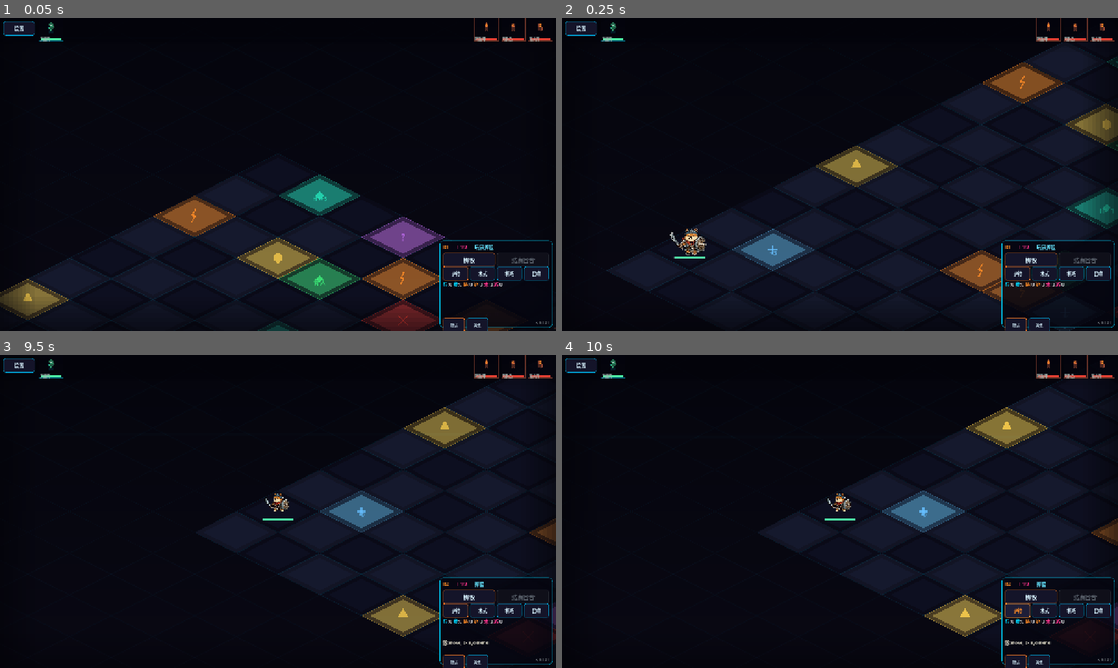
Above: before the commit, frames 1-4 (two rows, left to right).
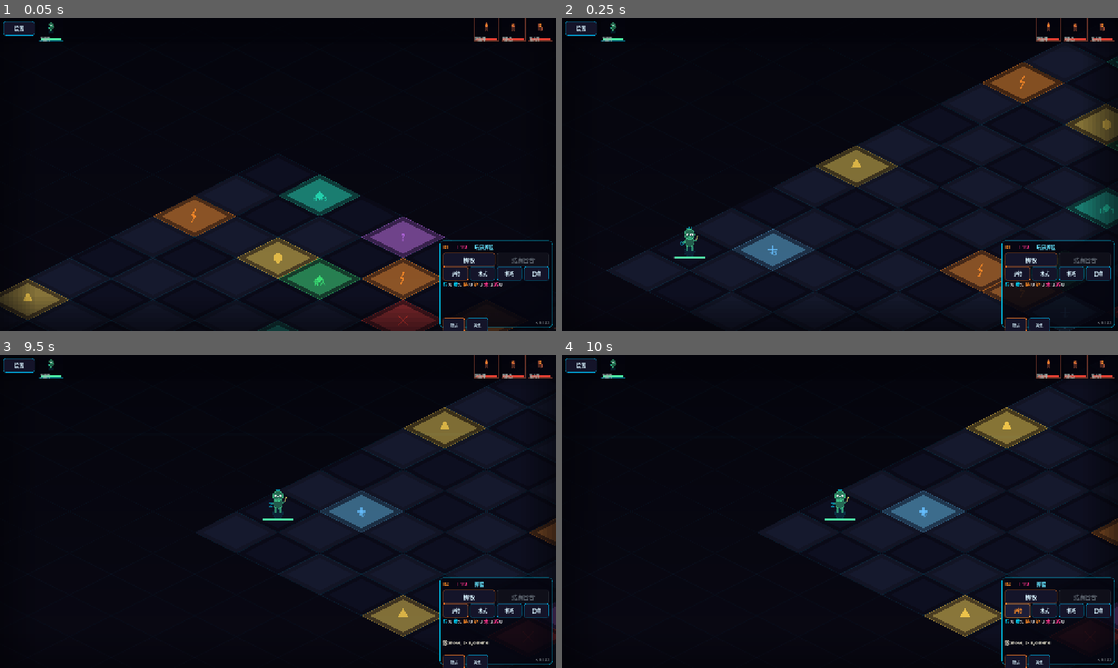
Above: after the commit, the same moments.

Repository: 9G420/CyberTao8
Game: Godot game, scene res://Scenes/Main.tscn
Same seed, same stepped clock (60 frames per second), same inputs: the game is played once before the commit and once after it.
Inputs:
- Up to frame 1 (0.05 s): no input
- Up to frame 2 (0.25 s): no input
- Up to frame 3 (9.5 s): click "掷骰" at 0.5 s; click "结束回合" at 1.25 s; click "护持" at 2 s; click "术式" at 2.75 s; click "机巧" at 3.5 s; click "召唤" at 4.25 s; click "测试" at 5 s; click "牌组" at 5.75 s; click "设置" at 6.5 s; click "结束回合" at 7.25 s; click "逃跑（-1 HP）" at 8 s; click "掷骰" at 8.75 s
- Up to frame 4 (10 s): click "护持" at 9.5 s

The runs differ from the first frame. In frame 1, less than 0.1% of the frame differs, in the area x 98-99%, y 96-98%; in frame 2, 0.3%, in the area x 19-99%, y 66-98%; in frame 3, 0.2%; in frame 4, 0.2%.

Commit message:
fix(v0.1.82): 2D渲染路径移除spritesheet — 修复默认模式仍显示旧插图BUG
BoardView.gd 移除 PlayerSpriteAnimator 依赖，全单位统一走
UnitRenderer 程序化渲染。2D/3D 模式均无外部美术资源依赖。

Diff:
--- a/CyberTao_Dice_Beast_Protocol/Project/Scripts/UI/BoardView.gd
+++ b/CyberTao_Dice_Beast_Protocol/Project/Scripts/UI/BoardView.gd
@@ -53,8 +53,7 @@
 var _move_tween: Tween = null
 signal move_anim_done
 
-# v0.1.70：精灵动画
-var _sprite_animator = null  # PlayerSpriteAnimator
+# v0.1.82：精灵动画器已移除（全程序化渲染，无外部美术资源）
 
 # Animation pulse (20fps refresh via Timer)
 var _anim_timer: Timer = null
@@ -80,13 +79,9 @@
 	_anim_timer.autostart = true
 	_anim_timer.timeout.connect(_on_anim_tick)
 	add_child(_anim_timer)
-	# v0.1.70：初始化精灵动画器
-	_sprite_animator = PlayerSpriteAnimator.new()
+	# v0.1.82：精灵动画器已移除（全程序化渲染）
 
 func _on_anim_tick() -> void:
-	# v0.1.70：精灵动画帧推进
-	if _sprite_animator:
-		_sprite_animator.tick()
 	# 平滑插值相机位置（v0.1.62）
 	if not _drag_active:
 		var target: Vector2 = _iso_origin_target + _drag_offset
@@ -303,10 +298,6 @@
 	_move_anim_from_cell = from_cell
 	_move_anim_to_cell = to_cell
 	_move_anim_t = 0.0
-	# v0.1.70：精灵动画方向 + 开始播放
-	if _sprite_animator and _sprite_animator.is_loaded():
-		_sprite_animator.set_direction(PlayerSpriteAnimator.direction_from_cells(from_cell, to_cell))
-		_sprite_animator.set_animating(true)
 	_move_tween = create_tween()
 	_move_tween.tween_method(_set_move_anim_t, 0.0, 1.0, duration)
 	_move_tween.tween_callback(_on_move_step_finished)
@@ -318,9 +309,6 @@
 func _on_move_step_finished() -> void:
 	_move_anim_unit = ""
 	_move_anim_t = 1.0
-	# v0.1.70：停止精灵动画
-	if _sprite_animator:
-		_sprite_animator.set_animating(false)
 	queue_redraw()
 	emit_signal("move_anim_done")
 
@@ -438,38 +426,10 @@
 			center = from_pos.lerp(to_pos, _move_anim_t)
 		else:
 			center = _iso_cell_center(cell)
-		# v0.1.70：玩家单位使用精灵渲染
-		var is_player: bool = String(unit.get("owner", "")) == "player"
-		if is_player and _sprite_animator and _sprite_animator.is_loaded():
-			_draw_player_sprite(center, unit, is_sel, pulse, idle_y)
-		else:
-			UnitRenderer.draw_full_unit_iso(self, center, unit, is_sel, pulse, idle_y, font)
+		# v0.1.82：全程序化渲染（移除 spritesheet 分支）
+		UnitRenderer.draw_full_unit_iso(self, center, unit, is_sel, pulse, idle_y, font)
 		if board_manager:
 			UnitRenderer.draw_affinity_star_iso(self, center, unit, board_manager, cell, font)
-
-# v0.1.70：精灵渲染玩家角色（替代程序化绘制）
-func _draw_player_sprite(center: Vector2, unit: Dictionary, is_selected: bool, pulse: float, idle_y: float) -> void:
-	var tex: Texture2D = _sprite_animator.get_texture()
-	if tex == null:
-		return
-	var src_rect: Rect2 = _sprite_animator.get_source_rect()
-	# 渲染大小：约 80px 高（缩放前），与程序化单位大小匹配
-	var render_h: float = 80.0 * _zoom
-	var aspect: float = src_rect.size.x / src_rect.size.y if src_rect.size.y > 0.0 else 1.0
-	var render_w: float = render_h * aspect
-	var cy: float = center.y - 20.0 + idle_y
-	var dest_rect: Rect2 = Rect2(center.x - render_w * 0.5, cy - render_h * 0.5, render_w, render_h)
-	draw_texture_rect_region(tex, dest_rect, src_rect)
-	# HP 条
-	var hp: int = int(unit.get("hp", 1))
-	var max_hp: int = int(unit.get("max_hp", 1))
-	var hp_ratio: float = float(hp) / float(max_hp) if max_hp > 0 else 1.0
-	UnitRenderer._draw_hp_bar(self, Vector2(center.x - 36.0, center.y + 16.0), 72.0, hp_ratio, true)
-	# 选中效果
-	if is_selected:
-		var col: Color = CyberStyle.NEON_GOLD
-		var a: float = 0.5 + pulse * 0.4
-		draw_arc(Vector2(center.x, cy), 30.0, 0, TAU, 16, Color(col.r, col.g, col.b, a), 2.5)
 
 # Layer 5: 攻击闪光（菱形）
 func _draw_attack_flash() -> void:
--- a/CyberTao_Dice_Beast_Protocol/Project/Scripts/UI/DiceDebugPanel.gd
+++ b/CyberTao_Dice_Beast_Protocol/Project/Scripts/UI/DiceDebugPanel.gd
@@ -253,7 +253,7 @@
 
 	# 版本标记
 	var ver_label := Label.new()
-	ver_label.text = "v0.1.81"
+	ver_label.text = "v0.1.82"
 	ver_label.position = Vector2(200, 182)
 	ver_label.size = Vector2(52, 14)
 	ver_label.horizontal_alignment = HORIZONTAL_ALIGNMENT_RIGHT
Not shown, changed: CyberTao_Dice_Beast_Protocol/Logs/AI_Employee_Guide_v3.md
Not shown, changed: CyberTao_Dice_Beast_Protocol/Logs/Handoff_Package_latest.md
Not shown, changed: CyberTao_Dice_Beast_Protocol/Logs/Mulerun_Work_Report.md
Not shown, changed: CyberTao_Dice_Beast_Protocol/Logs/changelog_v0.1.md
